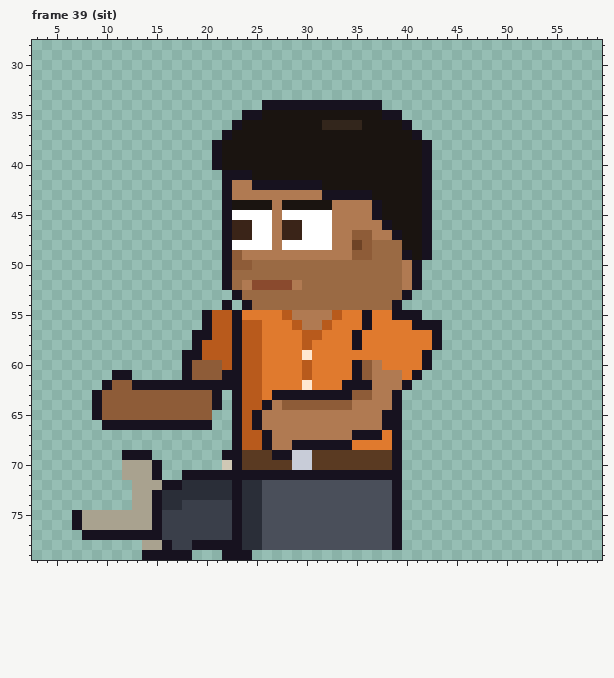
Two states of a pixel-art file, sprites/expo/expo_vendo_left_anim.aseprite. The picture above was drawn from the file before the commit.
64x80 pixels, 129 frames. Shown: frame 39 (sit): x 3..59, y 28..79. The commit also changed other frames, which this record leaves out.
Now the later version:
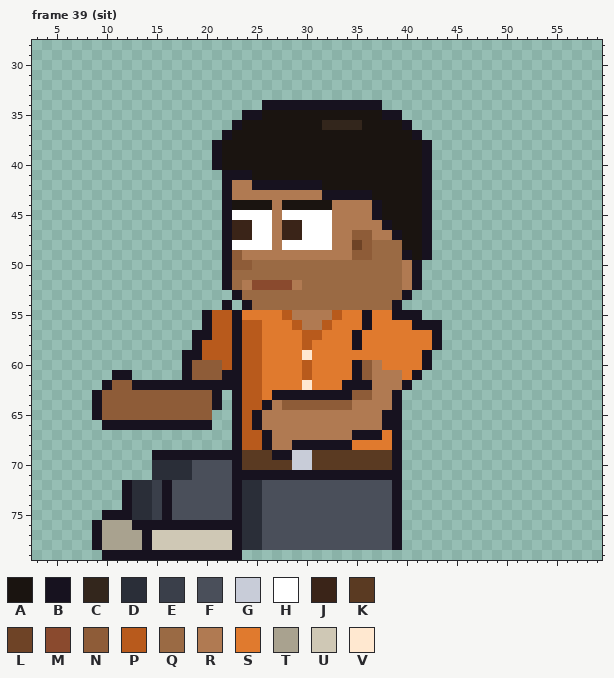
Palette (. is transparent): A #1a1410  B #17121f  C #33261c  D #2a2e38  E #3a3f4a  F #4a4f5a  G #c8ccd8  H #ffffff  J #3a2418  K #5a3a22  L #6e4326  M #8a4a2e  N #8e5c38  P #b85a1c  Q #9a6a44  R #b07a52  S #e07a2e  T #a9a28f  U #cfc8b5  V #ffe8d0
What changed:
{"where": "frame 39 (sit), layers \"Pants\", \"Shoes\""}
{"frame":39,"y":69,"x":12,"old":"BBB.......","new":"...BBBBBBB"}
{"frame":39,"y":70,"x":12,"old":"TTTB......U","new":"...DDDDFFFF"}
{"frame":39,"y":71,"x":12,"old":"TTTB..BBBBB","new":"...DDDDFFFF"}
{"frame":39,"y":72,"x":12,"old":".TTT","new":"BDDE"}
{"frame":39,"y":72,"x":17,"old":"BDDDDD","new":"FFFFFF"}
{"frame":39,"y":73,"x":12,"old":".TTBDDDDDDD","new":"BDDEBFFFFFF"}
{"frame":39,"y":74,"x":12,"old":".TTBDDEEEEE","new":"BDDEBFFFFFF"}
{"frame":39,"y":75,"x":7,"old":"BTTTTTTTBEEEEEEE","new":"...BBBDDEBFFFFFF"}
{"frame":39,"y":76,"x":7,"old":"BTT","new":"..B"}
{"frame":39,"y":76,"x":13,"old":"TT","new":"BB"}
{"frame":39,"y":76,"x":16,"old":"EEEEEEE","new":"BBBBBBB"}
{"frame":39,"y":77,"x":8,"old":"B","new":"."}
{"frame":39,"y":77,"x":10,"old":"BBBB","new":"TTTT"}
{"frame":39,"y":77,"x":15,"old":"BEEEEEEE","new":"UUUUUUUU"}
{"frame":39,"y":78,"x":9,"old":".....TTBEEBBBB","new":"BTTTTBUUUUUUUU"}
{"frame":39,"y":79,"x":10,"old":"....","new":"BBBB"}
{"frame":39,"y":79,"x":19,"old":"...","new":"BBB"}
{"frame":39,"y":79,"x":24,"old":"B","new":"."}
{"label":"changed","picture_box":[72,450,252,560]}
